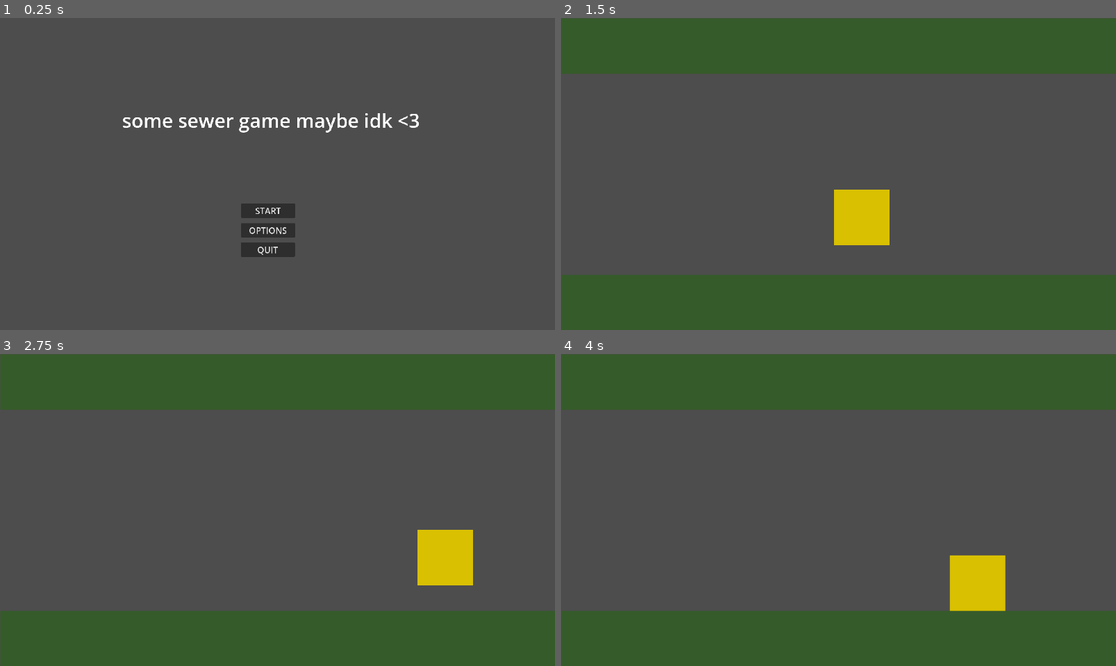
Above: before the commit, frames 1-4 (two rows, left to right).
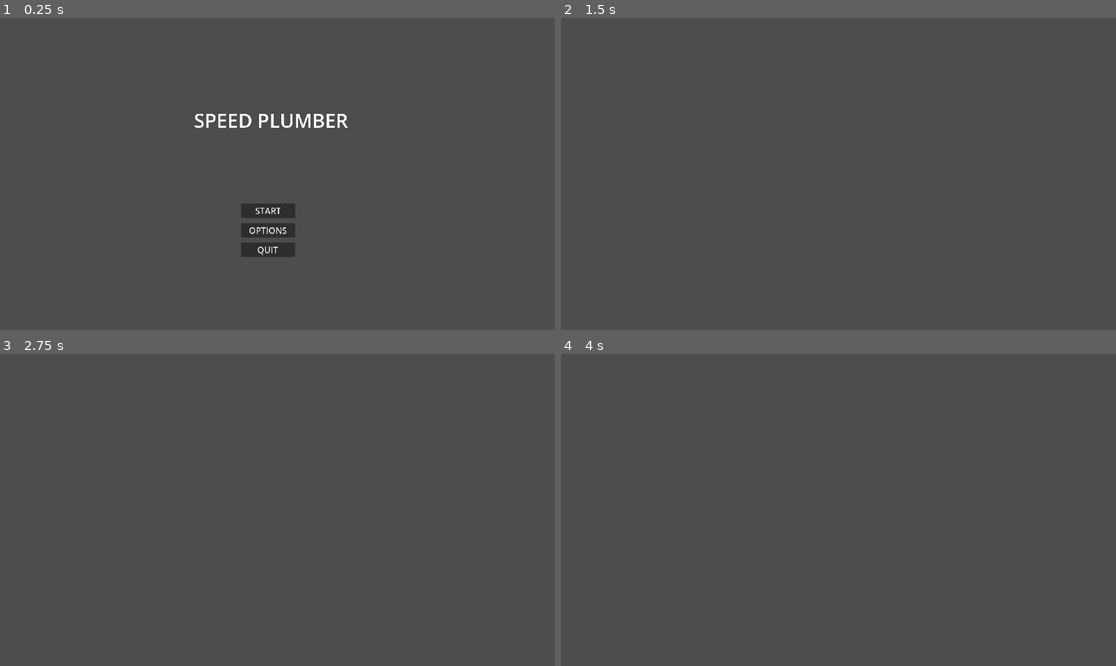
Above: after the commit, the same moments.

Repository: cyps8/SpeedJam4
Game: Godot game, scene res://Nodes/Scenes/root.tscn
Same seed, same stepped clock (60 frames per second), same inputs: the game is played once before the commit and once after it.
Inputs:
- Up to frame 1 (0.25 s): no input
- Up to frame 2 (1.5 s): click "START" at 0.5 s; tap Enter at 1.25 s; hold D (Right) from 1.28 s (still down); hold Space (Jump) from 1.28 s (still down); tap Shift (Roll, bound only after the commit) at 1.35 s
- Up to frame 3 (2.75 s): keep holding D (Right); release Space (Jump) at 2.03 s; tap Space (Jump) at 2.1, 2.27, 2.57 s; tap Shift (Roll, bound only after the commit) at 2.3 s
- Up to frame 4 (4 s): release D (Right) at 2.78 s; hold A (Left) 2.78-3.53 s; hold Space (Jump) 2.78-3.53 s; tap Shift (Roll, bound only after the commit) at 2.85, 3.6 s; hold D (Right) from 3.53 s (still down); tap Space (Jump) at 3.77 s

The runs differ from the first frame. In frame 1, 1.1% of the frame differs, in the area x 22-76%, y 30-37%; in frame 2, 37%; in frame 3, 37%; in frame 4, 37%, in the area x 0-100%, y 0-100%.
Error after the commit: Invalid access to property or key 'resource_path' on a base object of type 'Nil'. (res://Scripts/SceneManager.gd:49)

Commit message:
[+Added] player stuff

Diff:
--- a/Nodes/Scenes/game.tscn
+++ b/Nodes/Scenes/game.tscn
@@ -1,8 +1,9 @@
-[gd_scene load_steps=10 format=3 uid="uid://tqhlq2q0yret"]
+[gd_scene load_steps=22 format=3 uid="uid://tqhlq2q0yret"]
 
 [ext_resource type="Script" path="res://Scripts/GameManager.gd" id="1_i4kfv"]
 [ext_resource type="Script" path="res://Scripts/PauseMenu.gd" id="2_yhb5q"]
 [ext_resource type="Script" path="res://Scripts/Player.gd" id="3_q5ueo"]
+[ext_resource type="Texture2D" uid="uid://m5ngv2myjcfj" path="res://Assets/Art/Player/Player_idle.png" id="4_602yr"]
 
 [sub_resource type="RectangleShape2D" id="RectangleShape2D_odqqu"]
 size = Vector2(1920, 192)
@@ -17,18 +18,95 @@
 width = 320
 height = 32
 
+[sub_resource type="TileSet" id="TileSet_74e6m"]
+
 [sub_resource type="RectangleShape2D" id="RectangleShape2D_nur2u"]
-size = Vector2(192, 192)
-
-[sub_resource type="Gradient" id="Gradient_16o21"]
-interpolation_mode = 1
-offsets = PackedFloat32Array(0)
-colors = PackedColorArray(0.85147, 0.756311, 0, 1)
-
-[sub_resource type="GradientTexture2D" id="GradientTexture2D_nyamh"]
-gradient = SubResource("Gradient_16o21")
-width = 32
-height = 32
+size = Vector2(96, 96)
+
+[sub_resource type="AtlasTexture" id="AtlasTexture_25v7c"]
+atlas = ExtResource("4_602yr")
+region = Rect2(0, 0, 32, 32)
+
+[sub_resource type="AtlasTexture" id="AtlasTexture_egy6j"]
+atlas = ExtResource("4_602yr")
+region = Rect2(32, 0, 32, 32)
+
+[sub_resource type="AtlasTexture" id="AtlasTexture_m7ng2"]
+atlas = ExtResource("4_602yr")
+region = Rect2(64, 0, 32, 32)
+
+[sub_resource type="AtlasTexture" id="AtlasTexture_c0ooq"]
+atlas = ExtResource("4_602yr")
+region = Rect2(96, 0, 32, 32)
+
+[sub_resource type="AtlasTexture" id="AtlasTexture_rb2u4"]
+atlas = ExtResource("4_602yr")
+region = Rect2(128, 0, 32, 32)
+
+[sub_resource type="AtlasTexture" id="AtlasTexture_rg18j"]
+atlas = ExtResource("4_602yr")
+region = Rect2(160, 0, 32, 32)
+
+[sub_resource type="AtlasTexture" id="AtlasTexture_dwigu"]
+atlas = ExtResource("4_602yr")
+region = Rect2(192, 0, 32, 32)
+
+[sub_resource type="AtlasTexture" id="AtlasTexture_k4ejg"]
+atlas = ExtResource("4_602yr")
+region = Rect2(224, 0, 32, 32)
+
+[sub_resource type="AtlasTexture" id="AtlasTexture_pdyh1"]
+atlas = ExtResource("4_602yr")
+region = Rect2(256, 0, 32, 32)
+
+[sub_resource type="AtlasTexture" id="AtlasTexture_qqrmc"]
+atlas = ExtResource("4_602yr")
+region = Rect2(288, 0, 32, 32)
+
+[sub_resource type="AtlasTexture" id="AtlasTexture_6k13c"]
+atlas = ExtResource("4_602yr")
+region = Rect2(320, 0, 32, 32)
+
+[sub_resource type="SpriteFrames" id="SpriteFrames_1n84n"]
+animations = [{
+"frames": [{
+"duration": 4.0,
+"texture": SubResource("AtlasTexture_25v7c")
+}, {
+"duration": 4.0,
+"texture": SubResource("AtlasTexture_egy6j")
+}, {
+"duration": 4.0,
+"texture": SubResource("AtlasTexture_m7ng2")
+}, {
+"duration": 4.0,
+"texture": SubResource("AtlasTexture_c0ooq")
+}, {
+"duration": 4.0,
+"texture": SubResource("AtlasTexture_rb2u4")
+}, {
+"duration": 4.0,
+"texture": SubResource("AtlasTexture_rg18j")
+}, {
+"duration": 4.0,
+"texture": SubResource("AtlasTexture_dwigu")
+}, {
+"duration": 1.0,
+"texture": SubResource("AtlasTexture_k4ejg")
+}, {
+"duration": 1.0,
+"texture": SubResource("AtlasTexture_pdyh1")
+}, {
+"duration": 1.0,
+"texture": SubResource("AtlasTexture_qqrmc")
+}, {
+"duration": 4.0,
+"texture": SubResource("AtlasTexture_6k13c")
+}],
+"loop": true,
+"name": &"idle",
+"speed": 8.0
+}]
 
 [node name="Game" type="Node"]
 script = ExtResource("1_i4kfv")
@@ -114,6 +192,10 @@
 scale = Vector2(6, 6)
 texture = SubResource("GradientTexture2D_tts0i")
 
+[node name="TileMap" type="TileMap" parent="Game/Pipes"]
+tile_set = SubResource("TileSet_74e6m")
+format = 2
+
 [node name="Player" type="CharacterBody2D" parent="Game"]
 position = Vector2(0, 200)
 script = ExtResource("3_q5ueo")
@@ -121,9 +203,11 @@
 [node name="Shape" type="CollisionShape2D" parent="Game/Player"]
 shape = SubResource("RectangleShape2D_nur2u")
 
-[node name="Sprite" type="Sprite2D" parent="Game/Player"]
-scale = Vector2(6, 6)
-texture = SubResource("GradientTexture2D_nyamh")
+[node name="Sprite" type="AnimatedSprite2D" parent="Game/Player"]
+scale = Vector2(3, 3)
+sprite_frames = SubResource("SpriteFrames_1n84n")
+animation = &"idle"
+frame_progress = 0.668535
 
 [connection signal="pressed" from="PauseMenu/Control/Panel/ButtonResume" to="PauseMenu" method="ResumeButton"]
 [connection signal="pressed" from="PauseMenu/Control/Panel/ButtonOptions" to="PauseMenu" method="OptionsButton"]
--- a/Nodes/Scenes/main_menu.tscn
+++ b/Nodes/Scenes/main_menu.tscn
@@ -47,7 +47,8 @@
 offset_right = 1453.0
 offset_bottom = 415.0
 theme_override_font_sizes/font_size = 67
-text = "some sewer game maybe idk <3"
+text = "SPEED PLUMBER"
+horizontal_alignment = 1
 
 [connection signal="pressed" from="c/StartButton" to="." method="StartButton"]
 [connection signal="pressed" from="c/OptionsButton" to="." method="OptionsButton"]
--- a/Scripts/Player.gd
+++ b/Scripts/Player.gd
@@ -1,28 +1,88 @@
 extends CharacterBody2D
 
+const JUMP_VELOCITY = -800.0
+var maxRunSpeed = 400
+var speedIncrease = 100
 
-const SPEED = 400.0
-const JUMP_VELOCITY = -600.0
+var wasOnFloor = false
+var coyoteTime = 0
+var preJump = 0
 
 # Get the gravity from the project settings to be synced with RigidBody nodes.
 var gravity = ProjectSettings.get_setting("physics/2d/default_gravity")
 
+var rolling = false
+var lastDirection = 1
+var rollTimer = 0.0
+var rollTime = 0.2
+
+var jumping = false
+
+func _ready():
+	$Sprite.play("idle")
 
 func _physics_process(delta):
-	# Add the gravity.
+
+	var gravMult: float = 3.0
+
+	if jumping:
+		if !Input.is_action_pressed("Jump") || is_on_floor() || velocity.y > 0:
+			jumping = false
+		else:
+			gravMult = 2.0
+
 	if not is_on_floor():
-		velocity.y += gravity * delta
+		velocity.y += gravity * delta * gravMult
 
-	# Handle jump.
-	if Input.is_action_just_pressed("Jump") and is_on_floor():
+	coyoteTime -= delta
+	preJump -= delta
+
+	if wasOnFloor && !is_on_floor() && velocity.y >= 0:
+		coyoteTime = 0.1
+
+	if Input.is_action_just_pressed("Jump") && !is_on_floor():
+		preJump = 0.1
+
+	if ((Input.is_action_just_pressed("Jump") && (is_on_floor()  || coyoteTime > 0)) || (preJump > 0 && is_on_floor())) && !rolling:
 		velocity.y = JUMP_VELOCITY
+		jumping = true
 
-	# Get the input direction and handle the movement/deceleration.
-	# As good practice, you should replace UI actions with custom gameplay actions.
-	var direction = Input.get_axis("Left", "Right")
-	if direction:
-		velocity.x = direction * SPEED
+	if Input.is_action_just_pressed("Roll") && !rolling:
+		rolling = true
+		rollTimer = rollTime
+		var tween: Tween = create_tween()
+		tween.tween_property($Sprite, "rotation", deg_to_rad(360 * lastDirection), rollTime)
+
+	if !rolling:
+		var preserve = false
+		var direction = Input.get_axis("Left", "Right")
+		if direction:
+			if !((velocity.x >= maxRunSpeed && direction > 0) || (velocity.x <= -maxRunSpeed && direction < 0)):
+				velocity.x += direction * speedIncrease
+				lastDirection = direction
+			else:
+				preserve = true
+		if is_on_floor():
+			velocity.x = move_toward(velocity.x, 0, abs(velocity.x) * 0.25)
+		elif preserve == false:
+			velocity.x = move_toward(velocity.x, 0, abs(velocity.x) * 0.1)
+		else:
+			velocity.x = move_toward(velocity.x, 0, abs(velocity.x) * 0.01)
 	else:
-		velocity.x = move_toward(velocity.x, 0, SPEED)
+		velocity.x = lastDirection * 800
+		rollTimer -= delta
+		if rollTimer <= 0:
+			rolling = false
+
+	wasOnFloor = is_on_floor()
 
 	move_and_slide()
+
+func _process(_delta):
+	if lastDirection > 0:
+		$Sprite.flip_h = false
+	else:
+		$Sprite.flip_h = true
+
+	if !rolling:
+		$Sprite.rotation = 0
--- a/project.godot
+++ b/project.godot
@@ -44,6 +44,16 @@
 "events": [Object(InputEventKey,"resource_local_to_scene":false,"resource_name":"","device":-1,"window_id":0,"alt_pressed":false,"shift_pressed":false,"ctrl_pressed":false,"meta_pressed":false,"pressed":false,"keycode":0,"physical_keycode":32,"key_label":0,"unicode":32,"echo":false,"script":null)
 ]
 }
+Roll={
+"deadzone": 0.5,
+"events": [Object(InputEventKey,"resource_local_to_scene":false,"resource_name":"","device":-1,"window_id":0,"alt_pressed":false,"shift_pressed":false,"ctrl_pressed":false,"meta_pressed":false,"pressed":false,"keycode":0,"physical_keycode":4194325,"key_label":0,"unicode":0,"echo":false,"script":null)
+]
+}
+Crouch={
+"deadzone": 0.5,
+"events": [Object(InputEventKey,"resource_local_to_scene":false,"resource_name":"","device":-1,"window_id":0,"alt_pressed":false,"shift_pressed":false,"ctrl_pressed":false,"meta_pressed":false,"pressed":false,"keycode":0,"physical_keycode":4194326,"key_label":0,"unicode":0,"echo":false,"script":null)
+]
+}
 
 [rendering]
 
